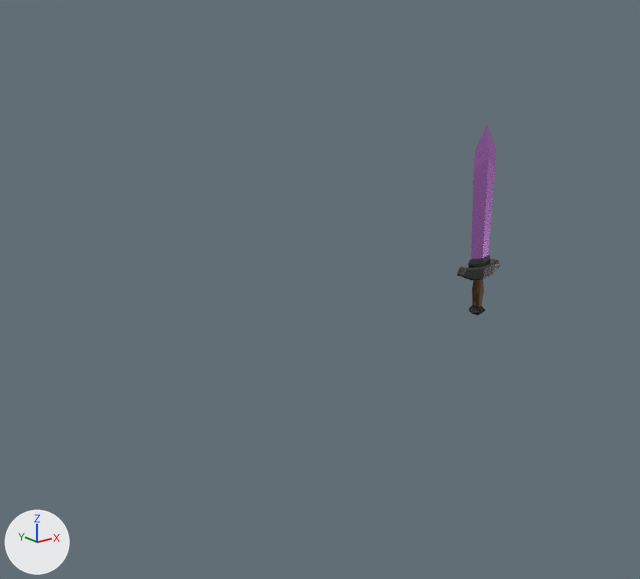
The FBX model Blender Models/OneiroNancy/drmgrl_sword.fbx: old version first, new version second.
The view is the same before and after, from a 50 mm lens placed at (-7.23, -11.2, 7.98), pointed at (2.64, 1.14, 3.05). Arrows for +X, +Y and +Z are at lower left; the lights stay in place. Where no turn or scale is listed for an object, it has been applied to the vertices.
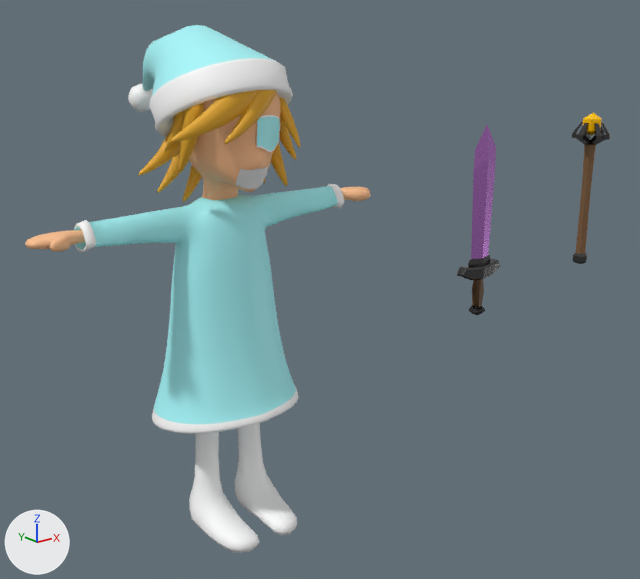
Patch to the scene script:
```diff
--- a/Blender Models/OneiroNancy/drmgrl_sword.fbx.py
+++ b/Blender Models/OneiroNancy/drmgrl_sword.fbx.py
@@ ob_cube_003 @@
+ob_cube_003 = bpy.data.objects.new('Cube.003', me_cube_005)  # 483 vertices, 474 faces; spans x -0.75..0.75, y -0.8..0.88, z 5.05..7.28; in mat_material_005 (beige #ffc18f)
+ob_cube_003.location = (0.0, 0.0, 0.0)
@@ ob_sphere @@
+ob_sphere = bpy.data.objects.new('Sphere', me_sphere)  # a UV sphere (6 segments, 3 rings, poles along z) spanning x -0.182..0.182, y -0.21..0.21, z -0.242..0.242; in mat_material_010 (yellow #ffc100)
+ob_sphere.location = (9.06, -0.01, 5.72)
@@ ob_cube_001 @@
+ob_cube_001 = bpy.data.objects.new('Cube.001', me_cube_002)  # 210 vertices, 200 faces; spans x -0.78..0.78, y -0.91..0.61, z -0.28..2.45; in mat_material_006 (white #ffffff)
+ob_cube_001.location = (0.0, 0.0, 0.0)
@@ ob_mouth @@
+ob_mouth = bpy.data.objects.new('Mouth', me_cube_009)  # 27 vertices, 18 faces; spans x -0.268..0.268, y -0.757..-0.515, z 5.522..5.851; in mat_material_007 (white #e7e7e7)
+ob_mouth.location = (0.0, 0.0, 0.0)
@@ ob_cube @@
+ob_cube = bpy.data.objects.new('Cube', me_cube_001)  # 1617 vertices, 1604 faces; spans x -2.34..2.34, y -0.73..1.38, z 1.6..5.28; in mat_material_004 (cyan #a9fbff), mat_material_006 (white #ffffff)
+ob_cube.location = (0.0, 0.0, 0.0)
@@ ob_cube_008 @@
+ob_cube_008 = bpy.data.objects.new('Cube.008', me_cube_010)  # 962 vertices, 936 faces; spans x -1.34..0.92, y -0.83..0.95, z 5.15..7.22; in mat_material_003 (orange #e7aa23)
+ob_cube_008.location = (0.0, 0.0, 0.0)
@@ ob_cube_004 @@
+ob_cube_004 = bpy.data.objects.new('Cube.004', me_cube_011_1)  # 112 vertices, 87 faces; spans x 0.0..0.758, y -2.052..-0.71, z 6.03..6.581; in mat_material_004 (cyan #a9fbff), mat_material_006 (white #ffffff)
+ob_cube_004.location = (0.0, 1.3, 0.0)
@@ ob_cylinder @@
+ob_cylinder = bpy.data.objects.new('Cylinder', me_cylinder)  # 120 vertices, 116 faces; spans x -0.38..0.38, y -0.36..0.36, z -1.64..1.42; in mat_material_002 (dark grey #5b5b5b), mat_material_008 (brown #795838)
+ob_cylinder.location = (9.06, -0.01, 4.34)
@@ ob_cube_002 @@
+ob_cube_002 = bpy.data.objects.new('Cube.002', me_cube_003)  # 198 vertices, 188 faces; spans x -3.08..3.08, y -0.01..0.55, z 4.88..5.1; in mat_material_005 (beige #ffc18f)
+ob_cube_002.location = (0.0, 0.0, 0.0)
@@ ob_circle @@
+ob_circle = bpy.data.objects.new('Circle', me_circle_001)  # 289 vertices, 297 faces; spans x -1.04..1.04, y -0.85..2.9, z 6.08..7.8; in mat_material_004 (cyan #a9fbff), mat_material_006 (white #ffffff)
+ob_circle.location = (0.0, 0.0, 0.0)
```

Boxes [x1, y1, x2, y2] around the edits, measured in the pictures (640 x 579 px):
'Cube', added (cyan): after [74, 184, 344, 434]
'Circle', added: after [128, 25, 293, 137]
'Cube.001', added: after [189, 423, 297, 553]
'Cube.008', added: after [138, 90, 301, 202]
'Cube.003', added: after [180, 93, 281, 200]
'Cylinder', added: after [572, 122, 610, 264]
'Cube.002', added (beige): after [25, 187, 371, 252]
'Cube.004', added (cyan): after [257, 115, 280, 152]
'Mouth', added: after [236, 165, 268, 189]
'Sphere', added: after [583, 113, 602, 136]
